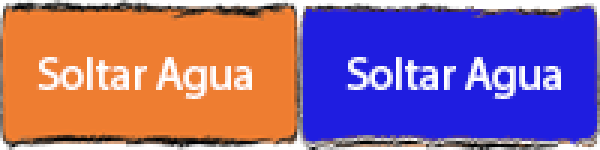
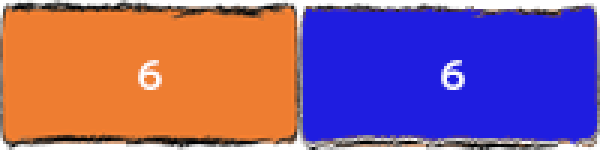
Layers edited between the first and the second 600×150 image:
renamed "Soltar Agua copy" to "6", painted on it over [345, 57, 561, 99]
renamed "Soltar Agua" to "6", painted on it over [36, 57, 252, 99]
